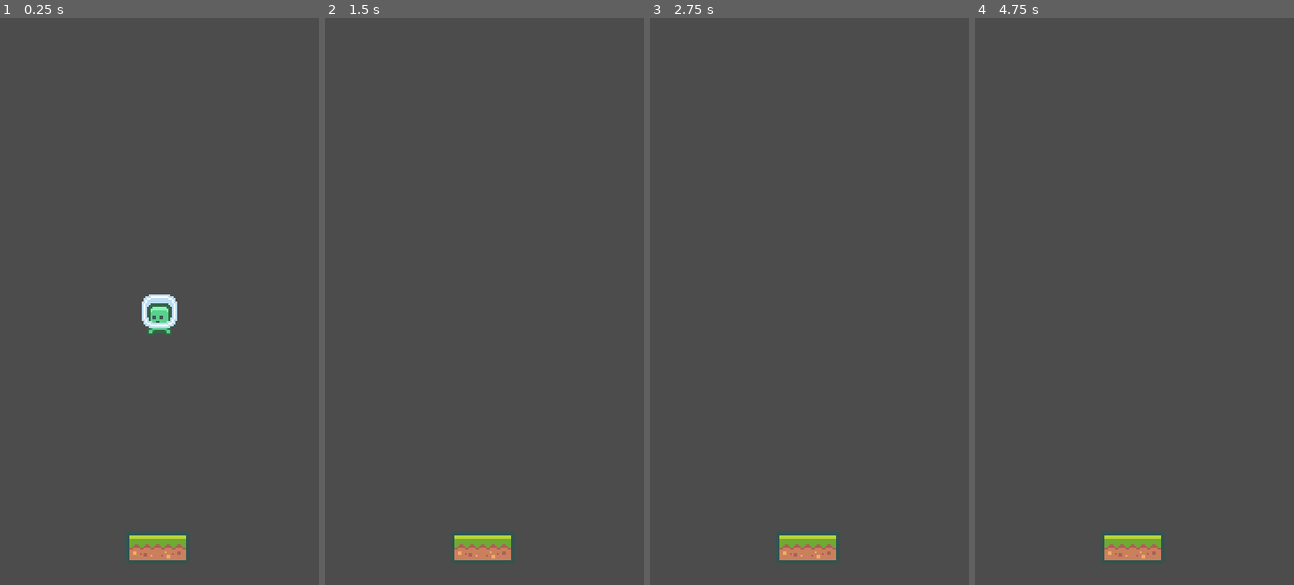
Above: before the commit, frames 1-4 (left to right).
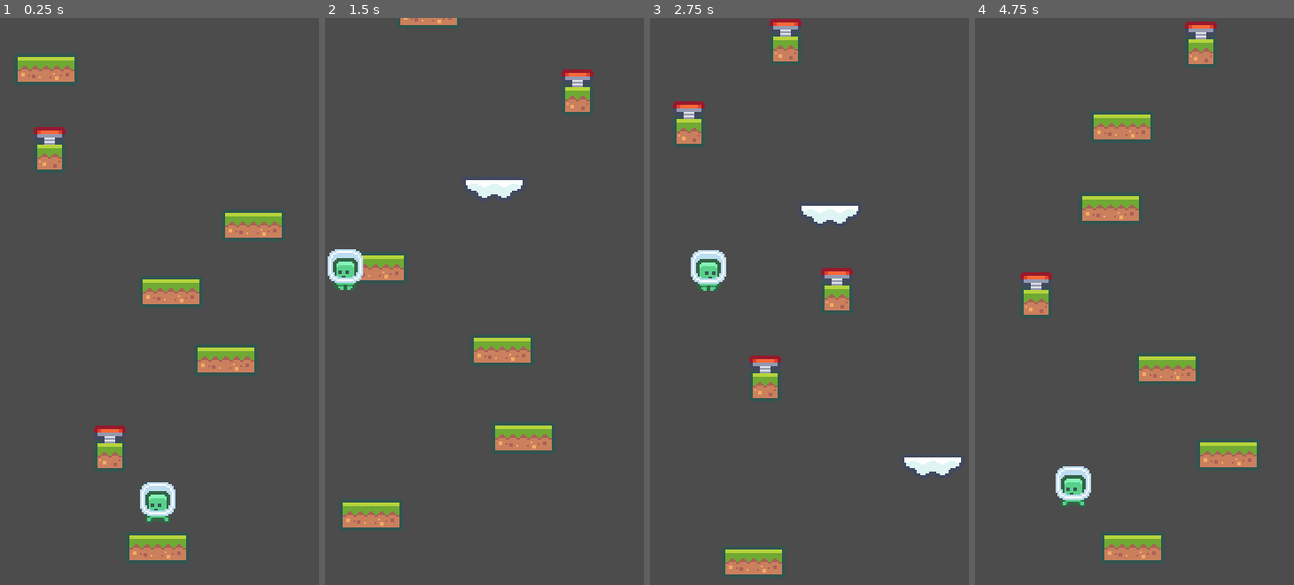
Above: after the commit, the same moments.

Repository: AlexsandroBezerra/doodle-jump
Game: Godot game, scene res://scenes/doodle_jump.tscn
Same seed, same stepped clock (60 frames per second), same inputs: the game is played once before the commit and once after it.
Inputs:
- Up to frame 1 (0.25 s): no input
- Up to frame 2 (1.5 s): hold Right (ui_right) 0.53-1.28 s; hold Left (ui_left) from 1.28 s (still down)
- Up to frame 3 (2.75 s): release Left (ui_left) at 2.03 s; hold Right (ui_right) from 2.03 s (still down)
- Up to frame 4 (4.75 s): release Right (ui_right) at 3.53 s; hold Left (ui_left) from 3.53 s (still down)

The runs differ from the first frame. In frame 1, 7.0% of the frame differs, in the area x 4-90%, y 6-90%; in frame 2, 7.5%, in the area x 0-85%, y 0-97%; in frame 3, 6.6%; in frame 4, 6.6%.

Commit message:
feat: randomize platforms

Diff:
--- /dev/null
+++ b/platforms/cloud.tscn
@@ -0,0 +1,25 @@
+[gd_scene load_steps=5 format=2]
+
+[ext_resource path="res://assets/tiles/cloud_1.png" type="Texture" id=1]
+[ext_resource path="res://assets/tiles/cloud_2.png" type="Texture" id=2]
+[ext_resource path="res://scripts/cloud.gd" type="Script" id=3]
+
+[sub_resource type="RectangleShape2D" id=1]
+extents = Vector2( 17, 3.875 )
+
+[node name="cloud" type="StaticBody2D"]
+script = ExtResource( 3 )
+jump_force = 0.5
+
+[node name="left_cloud" type="Sprite" parent="."]
+position = Vector2( -9, 0 )
+texture = ExtResource( 1 )
+
+[node name="right_cloud" type="Sprite" parent="."]
+position = Vector2( 9, 0 )
+texture = ExtResource( 2 )
+
+[node name="collision" type="CollisionShape2D" parent="."]
+position = Vector2( 0, -4.875 )
+shape = SubResource( 1 )
+one_way_collision = true
--- a/scenes/platform.tscn
+++ b/platforms/platform.tscn
@@ -1,12 +1,15 @@
-[gd_scene load_steps=4 format=2]
+[gd_scene load_steps=5 format=2]
 
 [ext_resource path="res://assets/tiles/grass_3.png" type="Texture" id=1]
 [ext_resource path="res://assets/tiles/grass_2.png" type="Texture" id=2]
+[ext_resource path="res://scripts/platform.gd" type="Script" id=3]
 
 [sub_resource type="RectangleShape2D" id=1]
-extents = Vector2( 16, 7 )
+extents = Vector2( 16, 5 )
 
 [node name="platform" type="StaticBody2D"]
+script = ExtResource( 3 )
+jump_force = 1.0
 
 [node name="left_block" type="Sprite" parent="."]
 position = Vector2( -9, 0 )
@@ -17,4 +20,6 @@
 texture = ExtResource( 1 )
 
 [node name="collision" type="CollisionShape2D" parent="."]
+position = Vector2( 0, -2 )
 shape = SubResource( 1 )
+one_way_collision = true
--- /dev/null
+++ b/platforms/spring.tscn
@@ -0,0 +1,35 @@
+[gd_scene load_steps=7 format=2]
+
+[ext_resource path="res://assets/tiles/grass_1.png" type="Texture" id=1]
+[ext_resource path="res://assets/tiles/spring_2.png" type="Texture" id=2]
+[ext_resource path="res://assets/tiles/spring_1.png" type="Texture" id=3]
+[ext_resource path="res://scripts/spring.gd" type="Script" id=4]
+
+[sub_resource type="SpriteFrames" id=1]
+animations = [ {
+"frames": [ ExtResource( 3 ), ExtResource( 2 ) ],
+"loop": true,
+"name": "default",
+"speed": 20.0
+} ]
+
+[sub_resource type="RectangleShape2D" id=2]
+extents = Vector2( 7, 4.5 )
+
+[node name="spring" type="StaticBody2D"]
+script = ExtResource( 4 )
+jump_force = 1.5
+
+[node name="block" type="Sprite" parent="."]
+texture = ExtResource( 1 )
+
+[node name="spring_sprite" type="AnimatedSprite" parent="."]
+position = Vector2( 0, -16 )
+frames = SubResource( 1 )
+
+[node name="collision" type="CollisionShape2D" parent="."]
+position = Vector2( 0, -4.5 )
+shape = SubResource( 2 )
+one_way_collision = true
+
+[connection signal="animation_finished" from="spring_sprite" to="." method="_on_spring_sprite_animation_finished"]
--- a/project.godot
+++ b/project.godot
@@ -27,6 +27,67 @@
 
 common/drop_mouse_on_gui_input_disabled=true
 
+[input]
+
+ui_accept={
+"deadzone": 0.5,
+"events": [  ]
+}
+ui_select={
+"deadzone": 0.5,
+"events": [  ]
+}
+ui_cancel={
+"deadzone": 0.5,
+"events": [  ]
+}
+ui_focus_next={
+"deadzone": 0.5,
+"events": [  ]
+}
+ui_focus_prev={
+"deadzone": 0.5,
+"events": [  ]
+}
+ui_left={
+"deadzone": 0.5,
+"events": [ Object(InputEventKey,"resource_local_to_scene":false,"resource_name":"","device":0,"alt":false,"shift":false,"control":false,"meta":false,"command":false,"pressed":false,"scancode":16777231,"physical_scancode":0,"unicode":0,"echo":false,"script":null)
+, Object(InputEventJoypadButton,"resource_local_to_scene":false,"resource_name":"","device":0,"button_index":14,"pressure":0.0,"pressed":false,"script":null)
+, Object(InputEventKey,"resource_local_to_scene":false,"resource_name":"","device":0,"alt":false,"shift":false,"control":false,"meta":false,"command":false,"pressed":false,"scancode":65,"physical_scancode":0,"unicode":0,"echo":false,"script":null)
+ ]
+}
+ui_right={
+"deadzone": 0.5,
+"events": [ Object(InputEventKey,"resource_local_to_scene":false,"resource_name":"","device":0,"alt":false,"shift":false,"control":false,"meta":false,"command":false,"pressed":false,"scancode":16777233,"physical_scancode":0,"unicode":0,"echo":false,"script":null)
+, Object(InputEventJoypadButton,"resource_local_to_scene":false,"resource_name":"","device":0,"button_index":15,"pressure":0.0,"pressed":false,"script":null)
+, Object(InputEventKey,"resource_local_to_scene":false,"resource_name":"","device":0,"alt":false,"shift":false,"control":false,"meta":false,"command":false,"pressed":false,"scancode":68,"physical_scancode":0,"unicode":0,"echo":false,"script":null)
+ ]
+}
+ui_up={
+"deadzone": 0.5,
+"events": [  ]
+}
+ui_down={
+"deadzone": 0.5,
+"events": [  ]
+}
+ui_page_up={
+"deadzone": 0.51,
+"events": [  ]
+}
+ui_page_down={
+"deadzone": 0.5,
+"events": [  ]
+}
+ui_home={
+"deadzone": 0.5,
+"events": [  ]
+}
+ui_end={
+"deadzone": 0.5,
+"events": [  ]
+}
+
 [physics]
 
 common/enable_pause_aware_picking=true
--- a/scenes/doodle_jump.tscn
+++ b/scenes/doodle_jump.tscn
@@ -1,12 +1,34 @@
-[gd_scene load_steps=3 format=2]
+[gd_scene load_steps=7 format=2]
 
 [ext_resource path="res://actors/player_green.tscn" type="PackedScene" id=1]
-[ext_resource path="res://scenes/platform.tscn" type="PackedScene" id=2]
+[ext_resource path="res://platforms/platform.tscn" type="PackedScene" id=2]
+[ext_resource path="res://scripts/game.gd" type="Script" id=3]
+[ext_resource path="res://platforms/spring.tscn" type="PackedScene" id=4]
+[ext_resource path="res://platforms/cloud.tscn" type="PackedScene" id=5]
+
+[sub_resource type="RectangleShape2D" id=1]
+extents = Vector2( 90.75, 10 )
 
 [node name="doodle_jump" type="Node2D"]
+script = ExtResource( 3 )
+platform_scene = [ ExtResource( 2 ), ExtResource( 4 ), ExtResource( 5 ) ]
+
+[node name="platform_container" type="Node2D" parent="."]
+
+[node name="platform" parent="platform_container" instance=ExtResource( 2 )]
+position = Vector2( 89, 299 )
 
 [node name="player" parent="." instance=ExtResource( 1 )]
+position = Vector2( 89, 266 )
+
+[node name="camera" type="Camera2D" parent="."]
 position = Vector2( 90, 160 )
+current = true
 
-[node name="platform" parent="." instance=ExtResource( 2 )]
-position = Vector2( 89, 299 )
+[node name="platform_cleaner" type="Area2D" parent="camera"]
+
+[node name="collision" type="CollisionShape2D" parent="camera/platform_cleaner"]
+position = Vector2( 1, 173 )
+shape = SubResource( 1 )
+
+[connection signal="body_entered" from="camera/platform_cleaner" to="." method="_on_platform_cleaner_body_entered"]
--- /dev/null
+++ b/scripts/cloud.gd
@@ -0,0 +1,4 @@
+extends "res://scripts/platform.gd"
+
+func response():
+	queue_free()
--- /dev/null
+++ b/scripts/game.gd
@@ -0,0 +1,39 @@
+extends Node2D
+
+onready var player := get_node("player")
+onready var camera := get_node("camera")
+onready var platform_container := get_node("platform_container")
+onready var platform_y = get_node("platform_container/platform").position.y
+
+export (Array, PackedScene) var platform_scene
+
+func _ready():
+	randomize()
+	generate_platforms(15)
+
+func _physics_process(_delta: float):
+	if player.position.y < camera.position.y:
+		camera.position.y = player.position.y
+
+func generate_platforms(amount := 1):
+	for items in amount:
+		var new_type = rand_range(0, 3)
+		var new_platform: StaticBody2D = platform_scene[new_type].instance()
+
+		var platform_x = rand_range(20, 160)
+		platform_y -= rand_range(36, 54)
+
+		new_platform.position = Vector2(platform_x, platform_y)
+
+		platform_container.call_deferred("add_child", new_platform)
+
+func _on_platform_cleaner_body_entered(body: Node):
+	if body.name == "player":
+		game_over()
+
+	generate_platforms()
+	body.queue_free()
+
+func game_over():
+	print("Game over!")
+	var _error = get_tree().reload_current_scene()
--- /dev/null
+++ b/scripts/platform.gd
@@ -0,0 +1,4 @@
+extends StaticBody2D
+
+export var jump_force := 0.0
+signal delete_object(obstacle)
--- a/scripts/player.gd
+++ b/scripts/player.gd
@@ -1,20 +1,34 @@
 extends KinematicBody2D
 
-onready var sprite := $sprite as AnimatedSprite
+onready var sprite := get_node("sprite")
 onready var screen_size := get_viewport_rect().size
 
-const GRAVITY := 10
-const JUMP_FORCE := 400
-const SPEED := 200
+export var GRAVITY := 10
+export var SPEED := 200
+export var jump_force := 400
+export var acellerometer_range := 6
 
 var velocity := Vector2.ZERO
+var input_direction: float
+
+func _physics_process(delta: float):
+	move(delta)
+
+	position.x = wrapf(position.x, 0, screen_size.x)
 
 func move(delta: float):
-	var input_direction = Input.get_axis("ui_left", "ui_right")
+	var accelerometer_x = Input.get_accelerometer().x
+	var accelerometer_direction = clamp(accelerometer_x, -acellerometer_range, acellerometer_range) / acellerometer_range
+	var axis_direction = Input.get_axis("ui_left", "ui_right")
+
+	if accelerometer_direction != 0:
+		input_direction = accelerometer_direction
+	else:
+		input_direction = axis_direction
 
 	if input_direction != 0:
 		velocity.x = lerp(velocity.x, input_direction * SPEED, 0.5)
-		sprite.scale.x = -input_direction
+		sprite.flip_h = input_direction > 0
 	else:
 		velocity.x = lerp(velocity.x, 0, 0.5)
 
@@ -28,9 +42,7 @@
 		sprite.play("idle")
 
 	if collision:
-		velocity.y -= JUMP_FORCE
+		velocity.y = -jump_force * collision.collider.jump_force
 
-func _physics_process(delta: float):
-	move(delta)
-
-	position.x = wrapf(position.x, 0, screen_size.x)
+		if collision.collider.has_method("response"):
+			collision.collider.response()
--- /dev/null
+++ b/scripts/spring.gd
@@ -0,0 +1,10 @@
+extends "res://scripts/platform.gd"
+
+onready var spring := get_node("spring_sprite")
+
+func response():
+	spring.play("default")
+
+func _on_spring_sprite_animation_finished():
+	spring.frame = 0
+	spring.stop()
